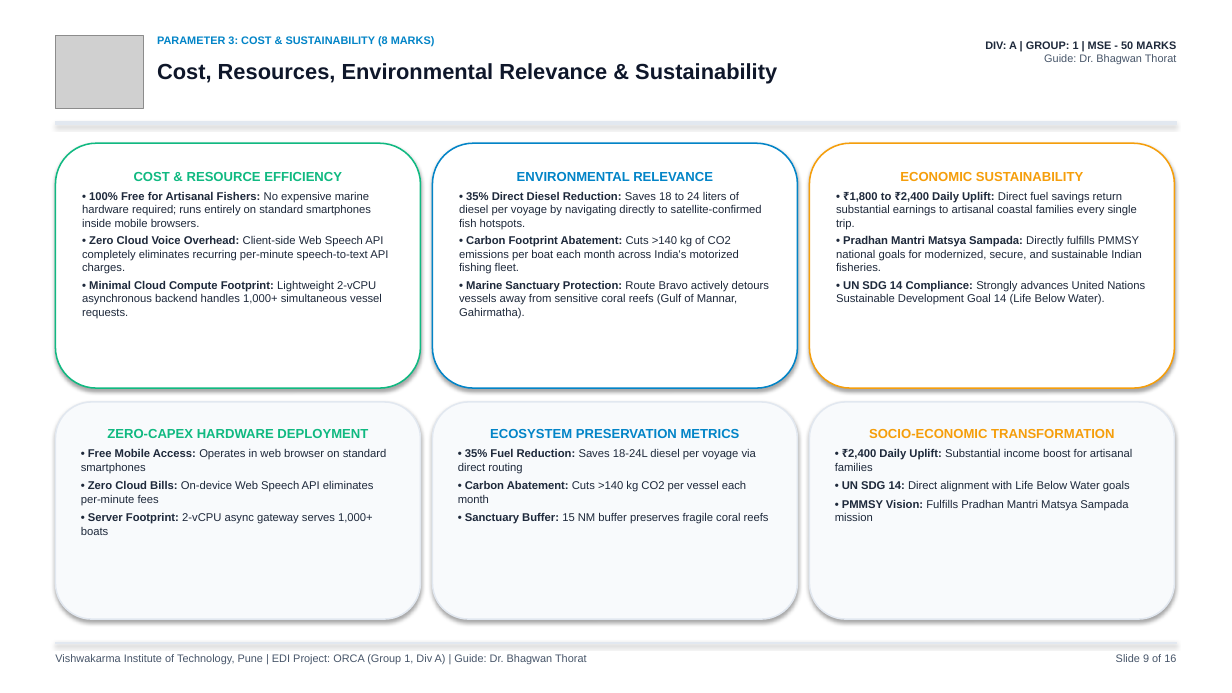
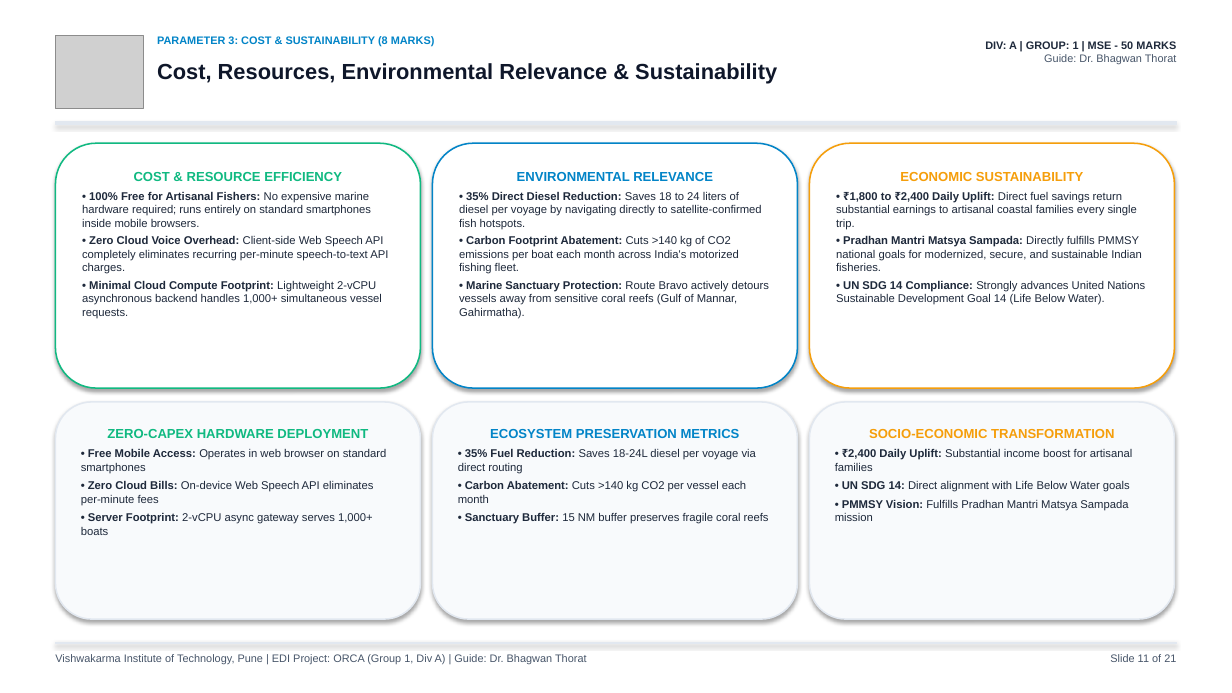
Before and after one commit to akash20065ray-sys/ORCA, a slide deck: slide 11 of ORCA_VIT_EDI_Presentation.pptx (slide 9 before the commit). Drawn at 1232x693 pixels with LibreOffice and Linux fonts; fonts in the diff are those of the drawing; grey boxes stand for pictures. Boxes give left, top, right and bottom in pixels: in the first picture for what was removed or moved away, otherwise in the second. Text is boxed around its words. In the diff, an @@ line names an element or a change of style, - is before the commit and + after.

```diff
--- a/ORCA_VIT_EDI_Presentation.pptx
+++ b/ORCA_VIT_EDI_Presentation.pptx
@@ text at (1110, 654, 1176, 662): text changed @@
-Slide 9 of 16
+Slide 11 of 21
```
Also in this commit, not shown: 12 other slides changed, 8 slides added, 3 slides removed, 3 other files.
